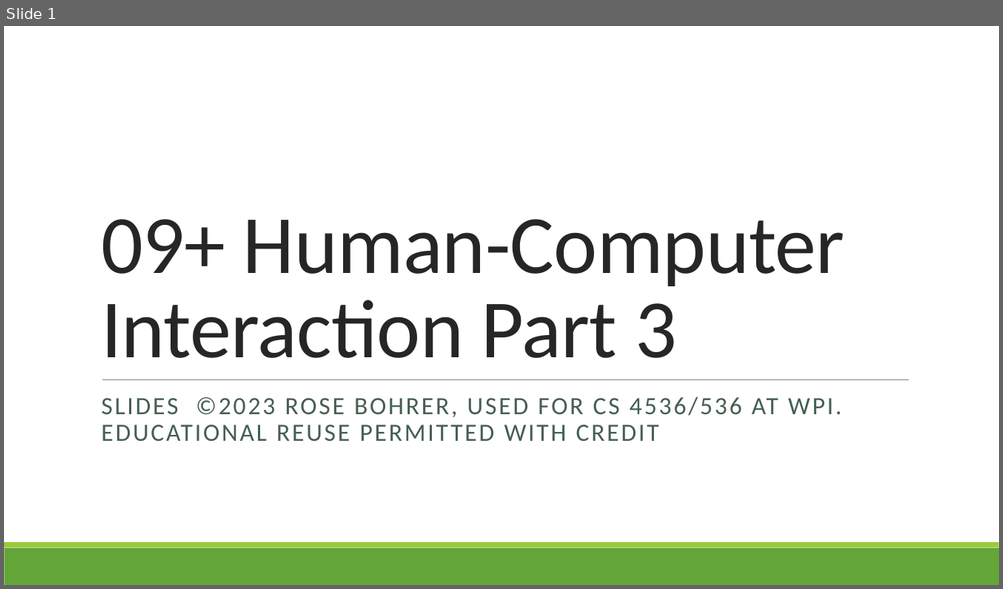
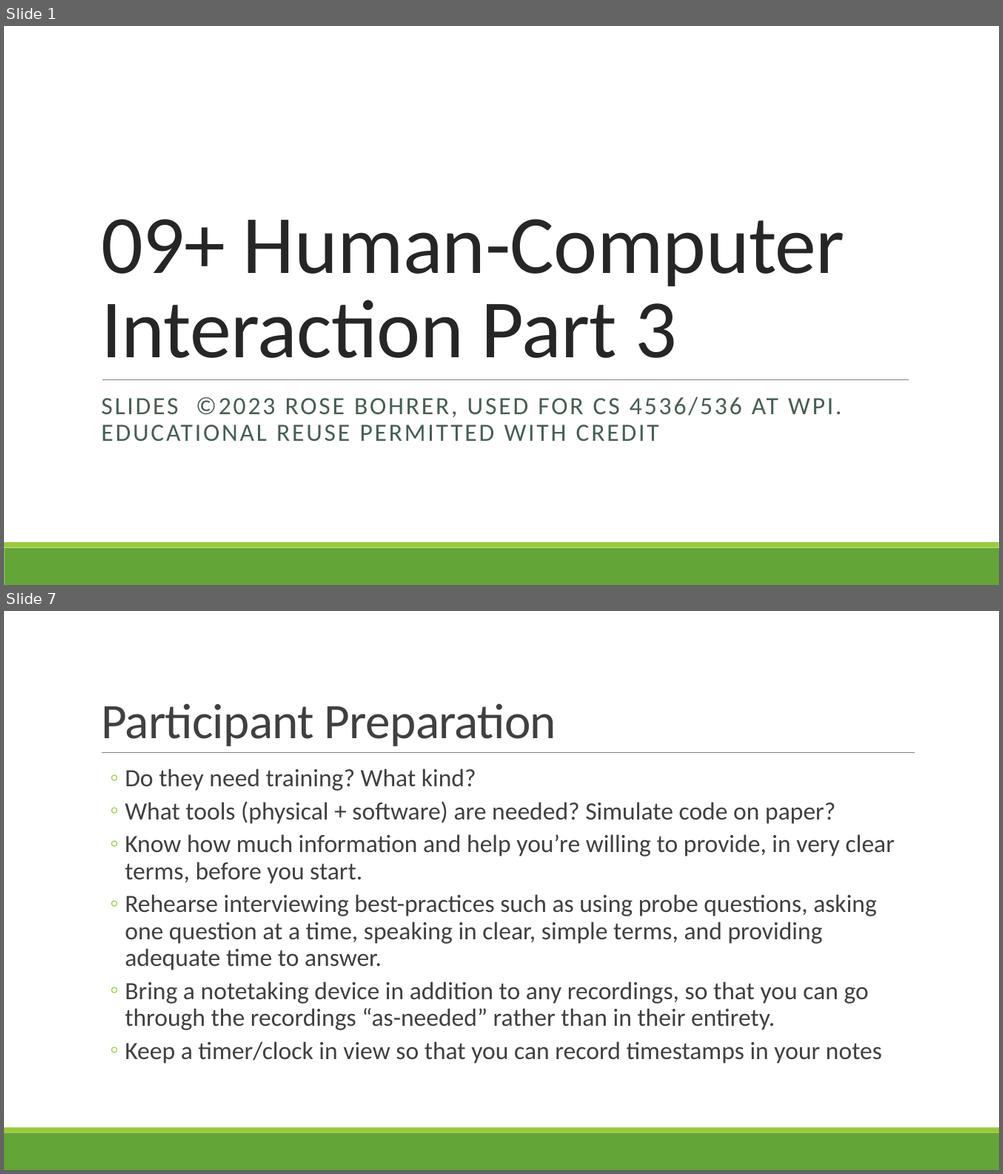
Before and after one commit to rbohrer/pl-course, a slide deck: LectureSlides/09Design3.pptx. Shown one above the other, each under a label of ours: slide 1 before the commit, slides 1 and 7 after it; the slides between them are not shown. The pictures are 1003x589 and 1003x1174 pixels, drawn with LibreOffice and Linux fonts; fonts in the diff are those of the drawing. Boxes give left, top, right and bottom in pixels: in the first picture for what was removed or moved away, otherwise in the second. Text is boxed around its words. In the diff, an @@ line names an element or a change of style, - is before the commit and + after.

```diff
--- a/LectureSlides/09Design3.pptx
+++ b/LectureSlides/09Design3.pptx
@@ slide 7 added at bbox=[4, 611, 999, 1170], background #FFFFFF; not listed: 2 template elements that a slide beside it also shows @@
@@ title added at bbox=[101, 703, 556, 746], 48 pt, text #404040 @@
+Participant Preparation
@@ line added from (102, 753) to (915, 753), #808080 0.5 pt @@
@@ text added at bbox=[125, 769, 894, 1064], 24 pt, text #404040 @@
+  ◦ Do they need training? What kind?
+  ◦ What tools (physical + software) are needed? Simulate code on paper?
+  ◦ Know how much information and help you’re willing to provide, in very clear terms, before you start.
+  ◦ Rehearse interviewing best-practices such as using probe questions, asking one question at a time, speaking in clear, simple terms, and providing adequate time to answer.
+  ◦ Bring a notetaking device in addition to any recordings, so that you can go through the recordings “as-needed” rather than in their entirety.
+  ◦ Keep a timer/clock in view so that you can record timestamps in your notes
```
Also in this commit, not shown: 10 other slides added.
